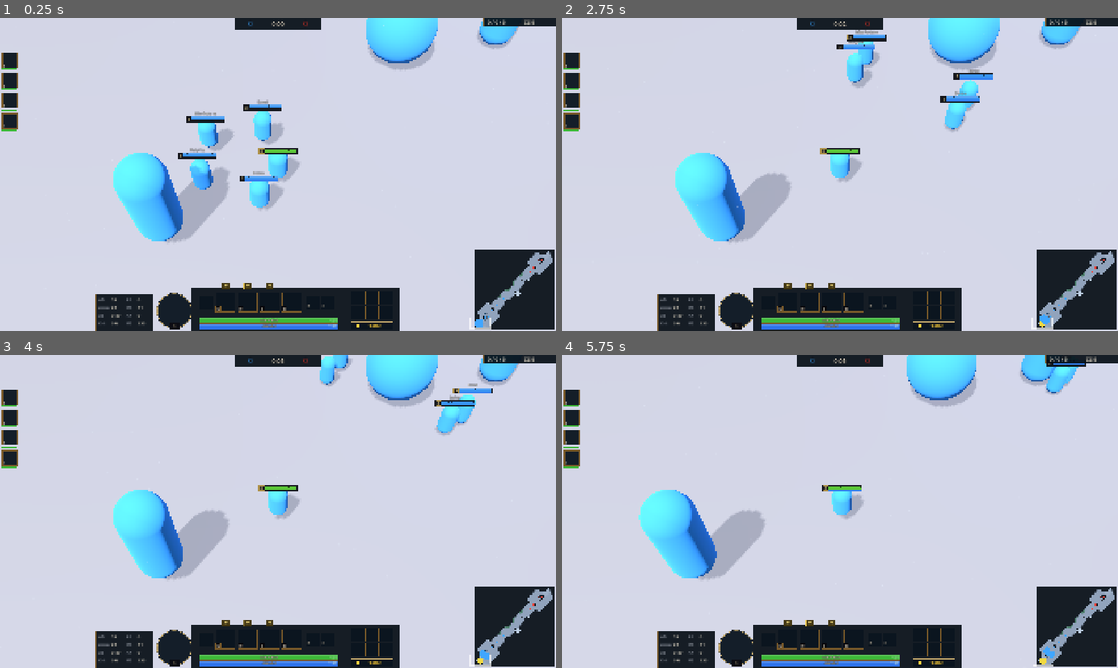
Above: before the commit, frames 1-4 (two rows, left to right).
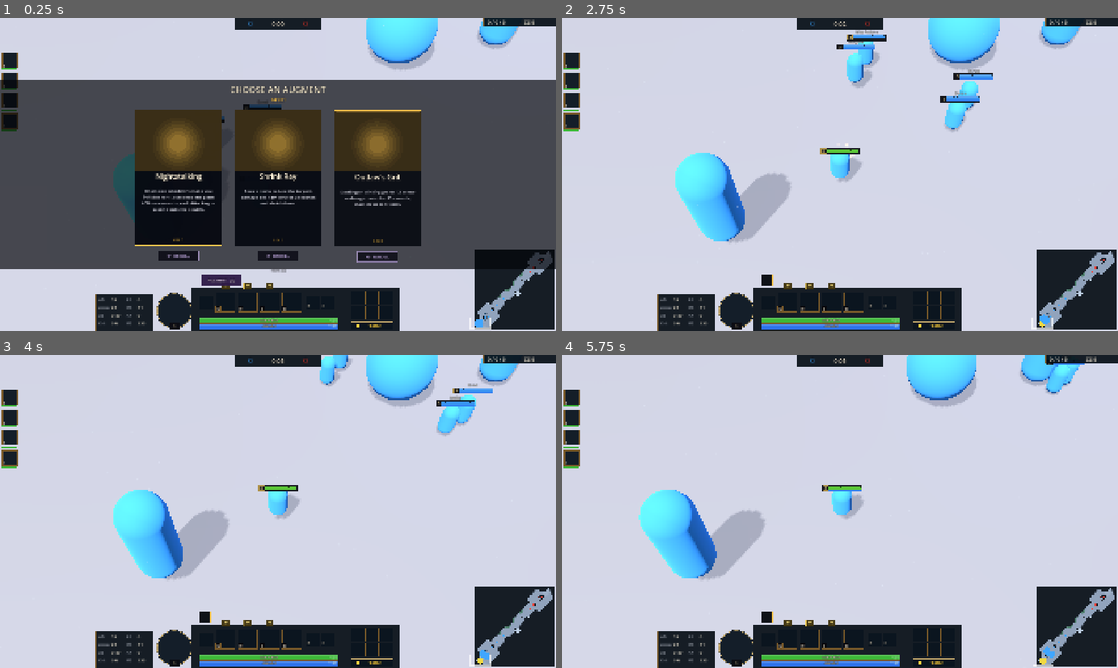
Above: after the commit, the same moments.

Repository: ancientmodern/aram-mayhem
Game: Godot game, scene res://scenes/main.tscn
Two runs of this game, one before a commit and one after it. Both use one fixed random seed, a clock stepped at 60 frames per second and the inputs below.
Inputs (mouse positions are in pixels of both pictures, inside the frame that each line leads up to):
- Up to frame 1 (0.25 s): no input
- Up to frame 2 (2.75 s): tap Enter at 0.5 s; drag from (840, 174) to (895, 105) at 0.52 s; drag from (728, 190) to (812, 237) at 1.27 s; move the mouse to (895, 105) at 2.02 s; hold T (dance) from 2.03 s (still down); click (895, 105) at 2.17 s; tap H (hold) at 2.3 s
- Up to frame 3 (4 s): release T (dance) at 2.75 s; drag from (250, 574) to (111, 464) at 2.77 s; move the mouse to (444, 558) at 3.52 s; hold S (stop) from 3.53 s (still down); click (444, 558) at 3.67 s; tap P (shop) at 3.77, 3.8 s
- Up to frame 4 (5.75 s): tap P (shop) at 4.07 s; release S (stop) at 4.25 s; drag from (673, 464) to (756, 433) at 4.27 s; move the mouse to (867, 511) at 5.02 s; hold A (attack_move) from 5.03 s (still down); click (867, 511) at 5.17 s; tap G (augments) at 5.3 s

The runs differ from the first frame. In frame 1, 60% of the frame differs, in the area x 0-100%, y 19-86%; in frame 2, 0.2%; in frame 3, 0.2%; in frame 4, 0.1%.

Commit message:
wiring: wire augment offers into game, match and summoners
Small edits to game.gd, summoners.gd, match.gd and augment_panel.gd
to connect the augment flow.

Co-Authored-By: Claude Opus 5.5 <noreply@anthropic.com>

Diff:
--- a/src/autoload/game.gd
+++ b/src/autoload/game.gd
@@ -70,6 +70,16 @@
 	rng.randomize()
 	process_mode = Node.PROCESS_MODE_ALWAYS
 	_setup_input()
+
+
+func _exit_tree() -> void:
+	# release static caches before the engine shuts down (avoids a crash on exit)
+	Assets._scene_cache.clear()
+	Assets._mat_cache.clear()
+	Assets._tex_cache.clear()
+	Assets._font_cache.clear()
+	AugmentDB._impl.clear()
+	AugmentDB._catalog.clear()
 
 
 func _process(delta: float) -> void:
--- a/src/champions/summoners.gd
+++ b/src/champions/summoners.gd
@@ -132,6 +132,9 @@
 			for e in owner.effects:
 				if e.has_method("on_snowball_hit"):
 					e.on_snowball_hit(u)
+		for e in owner.effects:
+			if e.has_method("modify_snowball"):
+				e.modify_snowball(mi)
 		m.add_missile(mi, from)
 		for e in owner.effects:
 			e.on_summoner_cast(self)
--- a/src/match/match.gd
+++ b/src/match/match.gd
@@ -353,12 +353,15 @@
 	if u.has_method("is_revealed") and u.is_revealed():
 		return true
 	var ub := u.in_brush
+	var stealthed := (u.cc & Buff.CC.CAMOUFLAGE) != 0
 	for v in units_in_radius(u.global_position, 13.5, t):
 		if v.dead:
 			continue
 		var sight: float = v.sight_range() if v.has_method("sight_range") else 12.0
 		var d := G.flat_dist(v.global_position, u.global_position)
 		if d > sight:
+			continue
+		if stealthed and d > 2.0:
 			continue
 		if ub > 0 and v.in_brush != ub and d > 1.5:
 			continue
@@ -751,6 +754,7 @@
 		c.auto_level_abilities()
 	c.add_effect(MayhemAura.new())
 	c.play_anim("idle", 1.0, 0.0)
+	c.augments_pending = 1   # game-start augment screen (level 3)
 	return c
 
 
@@ -806,3 +810,87 @@
 func offer_augment(c: Champion) -> void:
 	c.augments_pending += 1
 	G.augment_offer_ready.emit(c)
+
+
+# ===================================================================== augment screens
+var offers := {}                   ## Champion -> {ids, rerolled, tier, round}
+var seen_augments := {}            ## Champion -> {id: true}
+
+
+func augment_tier_for(c: Champion) -> String:
+	var r: int = clampi(c.augment_round, 0, augment_tiers.size() - 1)
+	return augment_tiers[r]
+
+
+func get_offer(c: Champion) -> Dictionary:
+	if offers.has(c):
+		return offers[c]
+	var tier := augment_tier_for(c)
+	var seen: Dictionary = seen_augments.get(c, {})
+	seen_augments[c] = seen
+	var ids := AugmentDB.roll(c, tier, Rules.AUGMENT_CHOICES, seen)
+	if ids.size() < Rules.AUGMENT_CHOICES:
+		# pool ran dry: allow already-seen augments
+		ids = AugmentDB.roll(c, tier, Rules.AUGMENT_CHOICES, {})
+	for aid in ids:
+		seen[aid] = true
+	var off := {"ids": ids, "rerolled": [false, false, false], "tier": tier, "round": c.augment_round}
+	offers[c] = off
+	return off
+
+
+func reroll_offer(c: Champion, i: int) -> void:
+	var off := get_offer(c)
+	if i >= off.ids.size() or off.rerolled[i]:
+		return
+	var excl: Dictionary = seen_augments.get(c, {}).duplicate()
+	for aid in off.ids:
+		excl[aid] = true
+	var pick := AugmentDB.roll(c, off.tier, 1, excl)
+	if pick.is_empty():
+		return
+	off.ids[i] = pick[0]
+	seen_augments[c][pick[0]] = true
+	off.rerolled[i] = true
+
+
+func choose_augment(c: Champion, i: int) -> void:
+	var off := get_offer(c)
+	if off.ids.is_empty():
+		c.augments_pending = maxi(0, c.augments_pending - 1)
+		offers.erase(c)
+		return
+	var aid: String = off.ids[clampi(i, 0, off.ids.size() - 1)]
+	offers.erase(c)
+	grant_augment(c, aid)
+	c.augments_pending = maxi(0, c.augments_pending - 1)
+	c.augment_round += 1
+
+
+## Give an augment to a champion (also used by Transmute & co).
+func grant_augment(c: Champion, aid: String) -> Augment:
+	var a := AugmentDB.create(aid)
+	if a == null:
+		return null
+	c.add_augment(a)
+	a.on_acquire(c)
+	if c == G.player:
+		Vfx.rising(c, G.RARITY_COLORS.get(a.rarity, Color.WHITE), 0.8, 40, 0.8)
+		Vfx.ring(self, c.global_position, G.RARITY_COLORS.get(a.rarity, Color.WHITE), 2.2, 0.6, 0.1, 0.2)
+	return a
+
+
+func bot_choose_augment(c: Champion) -> void:
+	if c.augments_pending <= 0:
+		return
+	if not (c.dead or c.in_fountain):
+		return
+	var off := get_offer(c)
+	# bots reroll offers that are a poor fit
+	for i in off.ids.size():
+		var probe := AugmentDB.create(off.ids[i])
+		if probe != null:
+			probe.owner = c
+			if probe.power + probe.synergy(c) < 1.0 and G.rng.randf() < 0.7:
+				reroll_offer(c, i)
+	choose_augment(c, AugmentDB.bot_pick(c, off.ids))
--- a/src/ui/augment_panel.gd
+++ b/src/ui/augment_panel.gd
@@ -1,18 +1,239 @@
 class_name AugmentPanel
 extends Control
-## Augment selection screen (placeholder, replaced by the full implementation).
+## Augment selection screen: 3 tier-coloured cards with one reroll each.
 
 var hud = null
+var open := false
+var hidden_by_user := false
+var _anim := 0.0
+var _hover := -1
+var _hover_reroll := -1
+var _card_rects: Array = []
+var _reroll_rects: Array = []
+var _hide_rect := Rect2()
+var _picked := -1
+var _pick_t := 0.0
+var _card_anim := [0.0, 0.0, 0.0]
+var f_title: Font
+var f_name: Font
+var f_body: Font
+const CARD := Vector2(300, 470)
 
 
 func _ready() -> void:
-	visible = false
+	set_anchors_and_offsets_preset(Control.PRESET_FULL_RECT)
 	mouse_filter = Control.MOUSE_FILTER_IGNORE
+	f_title = Assets.font("beaufort", "Bold")
+	f_name = Assets.font("beaufort", "Bold")
+	f_body = Assets.font("spiegel", "Regular")
+
+
+func champ():
+	return G.player
+
+
+func in_combat(c) -> bool:
+	return c.match_ref != null and not c.dead and c.match_ref.time - c.last_combat_time < 4.0
+
+
+func can_pick(c) -> bool:
+	return c.augments_pending > 0 and (c.dead or c.in_fountain) and not in_combat(c)
 
 
 func toggle() -> void:
-	pass
-
-
-func in_combat(c) -> bool:
-	return c.match_ref != null and c.match_ref.time - c.last_combat_time < 4.0
+	var c = champ()
+	if c == null or c.augments_pending <= 0:
+		return
+	hidden_by_user = not hidden_by_user if open else false
+	if not can_pick(c):
+		hud._on_cast_failed(null, "")
+		hud.fail_msg = "Augments can be chosen in base or while dead"
+		hud.fail_t = 1.8
+
+
+func _process(delta: float) -> void:
+	var c = champ()
+	if c == null or hud == null:
+		return
+	var want: bool = c.augments_pending > 0 and can_pick(c) and not hidden_by_user
+	if _picked >= 0:
+		_pick_t += delta
+		if _pick_t > 0.55:
+			_finish_pick()
+		queue_redraw()
+		return
+	if want and not open:
+		open = true
+		_anim = 0.0
+		_card_anim = [0.0, 0.0, 0.0]
+		c.match_ref.get_offer(c)
+	elif not want and open:
+		open = false
+	if open:
+		_anim = minf(1.0, _anim + delta * 2.5)
+		for i in 3:
+			var target := 1.0 if i == _hover else 0.0
+			_card_anim[i] = lerpf(_card_anim[i], target, clampf(delta * 12.0, 0.0, 1.0))
+	if c.augments_pending <= 0:
+		hidden_by_user = false
+	queue_redraw()
+
+
+func _input(event: InputEvent) -> void:
+	if not open or _picked >= 0:
+		return
+	if event is InputEventMouseMotion:
+		var mp: Vector2 = get_local_mouse_position()
+		_hover = -1
+		_hover_reroll = -1
+		for i in _card_rects.size():
+			if _card_rects[i].has_point(mp):
+				_hover = i
+		for i in _reroll_rects.size():
+			if _reroll_rects[i].has_point(mp):
+				_hover_reroll = i
+	elif event is InputEventMouseButton and event.pressed and event.button_index == MOUSE_BUTTON_LEFT:
+		var mp2: Vector2 = get_local_mouse_position()
+		var c = champ()
+		for i in _reroll_rects.size():
+			if _reroll_rects[i].has_point(mp2):
+				c.match_ref.reroll_offer(c, i)
+				Vfx.ring(c.match_ref, c.global_position, Color(0.8, 0.7, 1.0), 1.5, 0.4)
+				get_viewport().set_input_as_handled()
+				return
+		for i in _card_rects.size():
+			if _card_rects[i].has_point(mp2):
+				_picked = i
+				_pick_t = 0.0
+				get_viewport().set_input_as_handled()
+				return
+		if _hide_rect.has_point(mp2):
+			hidden_by_user = true
+			get_viewport().set_input_as_handled()
+
+
+func _finish_pick() -> void:
+	var c = champ()
+	var idx := _picked
+	_picked = -1
+	open = false
+	if c != null and c.augments_pending > 0:
+		c.match_ref.choose_augment(c, idx)
+
+
+func _draw() -> void:
+	_card_rects.clear()
+	_reroll_rects.clear()
+	if not open and _picked < 0:
+		return
+	var c = champ()
+	var off: Dictionary = c.match_ref.offers.get(c, {})
+	if off.is_empty():
+		return
+	var vs := size
+	var tier: String = off.tier
+	var tcol: Color = G.RARITY_COLORS.get(tier, Color.WHITE)
+	var a := _ease(_anim)
+	# dim band
+	draw_rect(Rect2(0, vs.y * 0.5 - 330, vs.x, 660), Color(0.01, 0.015, 0.03, 0.72 * a))
+	var title := "CHOOSE AN AUGMENT"
+	_center_text(title, Vector2(vs.x * 0.5, vs.y * 0.5 - 292), 30, Color(0.95, 0.9, 0.78, a), f_title)
+	_center_text(tier.to_upper(), Vector2(vs.x * 0.5, vs.y * 0.5 - 258), 18, Color(tcol.r, tcol.g, tcol.b, a), f_title)
+	var gap := 44.0
+	var total_w := CARD.x * 3 + gap * 2
+	var x0 := vs.x * 0.5 - total_w * 0.5
+	var t := Time.get_ticks_msec() / 1000.0
+	for i in off.ids.size():
+		var aid: String = off.ids[i]
+		var stagger := clampf((_anim - i * 0.12) * 1.6, 0.0, 1.0)
+		var e := _ease(stagger)
+		var lift: float = _card_anim[i] * 14.0
+		var r := Rect2(x0 + i * (CARD.x + gap), vs.y * 0.5 - 225 + (1.0 - e) * 60.0 - lift, CARD.x, CARD.y)
+		var alpha := e
+		if _picked >= 0:
+			if i == _picked:
+				var k := _pick_t / 0.55
+				r = r.grow(k * 20.0)
+				alpha = 1.0 - k * k
+			else:
+				alpha = maxf(0.0, 1.0 - _pick_t * 4.0)
+		_card_rects.append(r)
+		_draw_card(r, aid, tier, tcol, alpha, i == _hover, t)
+		var rr := Rect2(r.position.x + CARD.x * 0.5 - 70, r.end.y + 18, 140, 36)
+		_reroll_rects.append(rr)
+		var used: bool = off.rerolled[i]
+		var rcol := Color(0.5, 0.5, 0.55, 0.6 * alpha) if used else Color(0.85, 0.75, 1.0, alpha)
+		draw_rect(rr, Color(0.05, 0.05, 0.09, 0.9 * alpha))
+		draw_rect(rr, rcol if (i == _hover_reroll and not used) else Color(rcol.r, rcol.g, rcol.b, rcol.a * 0.6), false, 2.0)
+		_center_text("REROLLED" if used else "⟳  REROLL", rr.get_center(), 15, rcol, f_title)
+	_hide_rect = Rect2(vs.x * 0.5 - 50, vs.y * 0.5 + 318, 100, 26)
+	_center_text("Hide [G]", _hide_rect.get_center(), 13, Color(0.75, 0.75, 0.8, 0.7 * a), f_body)
+
+
+func _draw_card(r: Rect2, aid: String, tier: String, tcol: Color, alpha: float, hover: bool, t: float) -> void:
+	var a := AugmentDB.create(aid)
+	if a == null:
+		return
+	var border := tcol
+	if tier == "Prismatic":
+		border = Color.from_hsv(fmod(t * 0.15, 1.0), 0.45, 1.0)
+	# background
+	draw_rect(r, Color(0.03, 0.04, 0.07, 0.96 * alpha))
+	var grad_top := Color(tcol.r * 0.25, tcol.g * 0.25, tcol.b * 0.3, 0.9 * alpha)
+	draw_rect(Rect2(r.position, Vector2(r.size.x, r.size.y * 0.45)), grad_top)
+	if tier == "Prismatic":
+		for s in 6:
+			var hx := r.position.x + fmod(t * 60.0 + s * 70.0, r.size.x + 120.0) - 60.0
+			var hc := Color.from_hsv(fmod(t * 0.1 + s * 0.16, 1.0), 0.6, 1.0, 0.07 * alpha)
+			draw_line(Vector2(hx, r.position.y), Vector2(hx - 60, r.position.y + r.size.y * 0.45), hc, 18.0)
+	# glow behind icon
+	var ic := Vector2(r.get_center().x, r.position.y + 118)
+	for k in 6:
+		draw_circle(ic, 90.0 - k * 12.0, Color(tcol.r, tcol.g, tcol.b, (0.04 + k * 0.02) * alpha * (1.4 if hover else 1.0)))
+	if a.icon != null:
+		var isz := 160.0
+		draw_texture_rect(a.icon, Rect2(ic - Vector2(isz, isz) * 0.5, Vector2(isz, isz)), false, Color(1, 1, 1, alpha))
+	# frame
+	var bw := 3.0 if hover else 2.0
+	draw_rect(r, Color(border.r, border.g, border.b, alpha), false, bw)
+	draw_rect(r.grow(-6), Color(border.r, border.g, border.b, 0.25 * alpha), false, 1.0)
+	# name
+	_center_text(a.display_name, Vector2(r.get_center().x, r.position.y + 232), 25, Color(1.0, 0.95, 0.85, alpha), f_name)
+	draw_line(Vector2(r.position.x + 40, r.position.y + 254), Vector2(r.end.x - 40, r.position.y + 254), Color(border.r, border.g, border.b, 0.6 * alpha), 1.0)
+	# description
+	var lines := _wrap(Hud._clean(a.description), r.size.x - 36, 15)
+	var y := r.position.y + 282
+	for ln in lines:
+		if y > r.end.y - 30:
+			break
+		_center_text(ln, Vector2(r.get_center().x, y), 15, Color(0.86, 0.86, 0.9, alpha), f_body, false)
+		y += 21
+	_center_text(tier.to_upper(), Vector2(r.get_center().x, r.end.y - 18), 12, Color(tcol.r, tcol.g, tcol.b, 0.8 * alpha), f_title)
+
+
+func _ease(x: float) -> float:
+	return 1.0 - pow(1.0 - clampf(x, 0.0, 1.0), 3.0)
+
+
+func _center_text(s: String, p: Vector2, sz: int, col: Color, f: Font, outline: bool = true) -> void:
+	var ts := f.get_string_size(s, HORIZONTAL_ALIGNMENT_LEFT, -1, sz)
+	var pos := p - Vector2(ts.x * 0.5, -sz * 0.35)
+	if outline:
+		draw_string_outline(f, pos, s, HORIZONTAL_ALIGNMENT_LEFT, -1, sz, 4, Color(0, 0, 0, col.a * 0.8))
+	draw_string(f, pos, s, HORIZONTAL_ALIGNMENT_LEFT, -1, sz, col)
+
+
+func _wrap(text: String, width: float, sz: int) -> Array:
+	var out := []
+	for para in text.split("\n"):
+		var line := ""
+		for word in para.split(" "):
+			var test := word if line == "" else line + " " + word
+			if f_body.get_string_size(test, HORIZONTAL_ALIGNMENT_LEFT, -1, sz).x > width and line != "":
+				out.append(line)
+				line = word
+			else:
+				line = test
+		if line != "":
+			out.append(line)
+	return out
